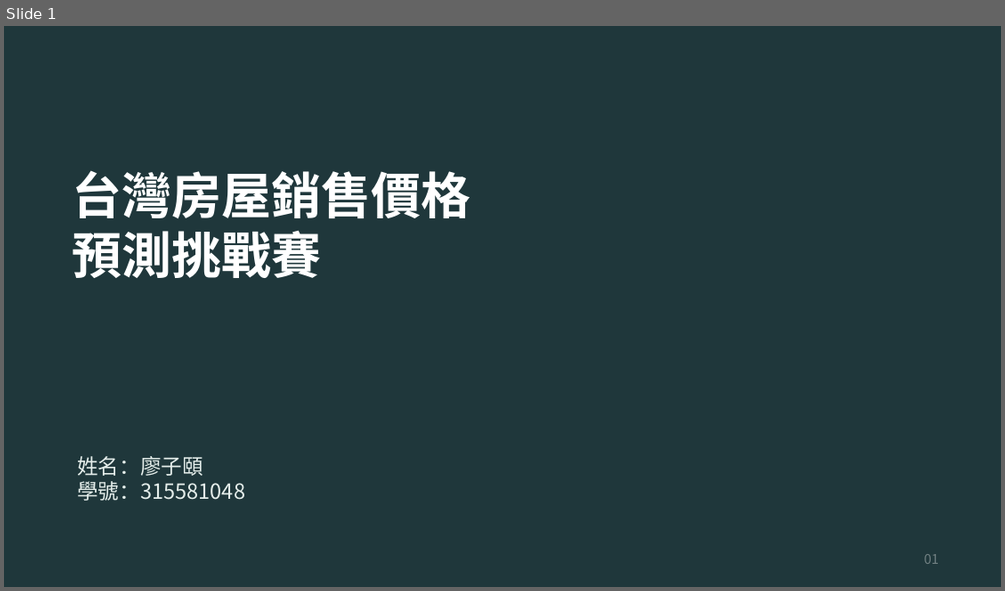
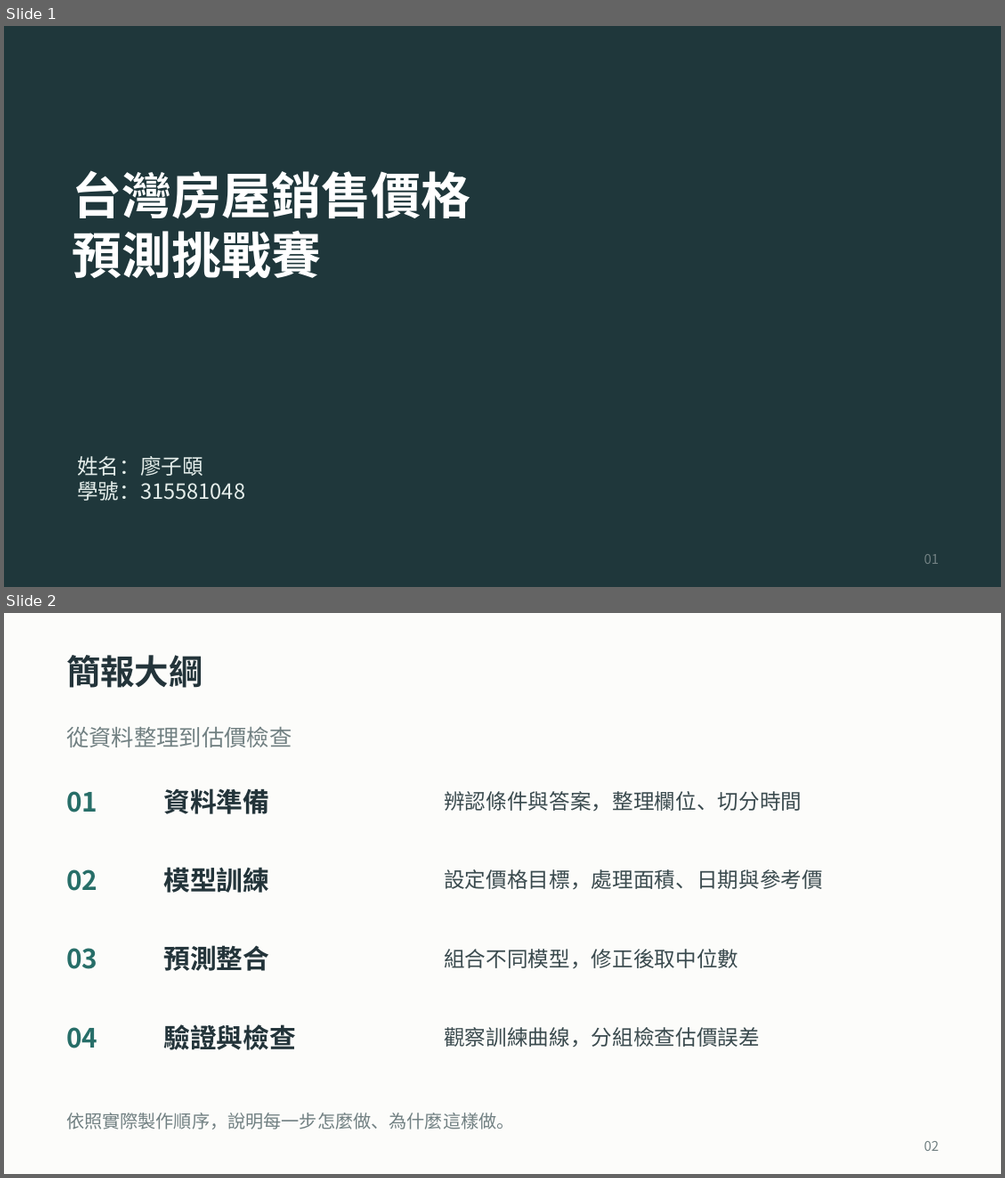
Before and after one commit to ziyi930108/nycu-house-price-regression, a slide deck: teaching/final_presentation/台灣房屋銷售價格預測挑戰賽_上台簡報.pptx. Shown one above the other, each under a label of ours: slide 1 before the commit, slides 1 and 2 after it. The pictures are 1005x591 and 1005x1178 pixels, drawn with LibreOffice and Linux fonts; fonts in the diff are those of the drawing. Boxes give left, top, right and bottom in pixels: in the first picture for what was removed or moved away, otherwise in the second. Text is boxed around its words. In the diff, an @@ line names an element or a change of style, - is before the commit and + after.

```diff
--- a/teaching/final_presentation/台灣房屋銷售價格預測挑戰賽_上台簡報.pptx
+++ b/teaching/final_presentation/台灣房屋銷售價格預測挑戰賽_上台簡報.pptx
@@ slide 2 added at (4,613,1001,1174), background #FCFCFA @@
@@ text added at (66,655,203,688), 33 pt, text #23343A, bold @@
+簡報大綱
@@ text added at (66,727,291,747), 21.8 pt, text #718082 @@
+從資料整理到估價檢查
@@ text added at (66,791,97,812), 25.5 pt, text #276E68, bold @@
+01
@@ text added at (163,788,269,814), 25.5 pt, text #23343A, bold @@
+資料準備
@@ text added at (444,791,801,811), 20.2 pt, text #3A4A4E @@
+辨認條件與答案，整理欄位、切分時間
@@ text added at (66,869,97,891), 25.5 pt, text #276E68, bold @@
+02
@@ text added at (163,867,269,892), 25.5 pt, text #23343A, bold @@
+模型訓練
@@ text added at (444,869,823,889), 20.2 pt, text #3A4A4E @@
+設定價格目標，處理面積、日期與參考價
@@ text added at (66,948,97,969), 25.5 pt, text #276E68, bold @@
+03
@@ text added at (163,945,269,971), 25.5 pt, text #23343A, bold @@
+預測整合
@@ text added at (444,949,738,968), 20.2 pt, text #3A4A4E @@
+組合不同模型，修正後取中位數
@@ text added at (66,1027,97,1048), 25.5 pt, text #276E68, bold @@
+04
@@ text added at (163,1024,296,1050), 25.5 pt, text #23343A, bold @@
+驗證與檢查
@@ text added at (444,1027,760,1046), 20.2 pt, text #3A4A4E @@
+觀察訓練曲線，分組檢查估價誤差
@@ text added at (66,1112,515,1129), 17.2 pt, text #718082 @@
+依照實際製作順序，說明每一步怎麼做、為什麼這樣做。
@@ text added at (924,1141,939,1151), 12.8 pt, text #718082 @@
+02
```
Also in this commit, not shown: 14 slides changed, 1 slide removed, 25 other files.
